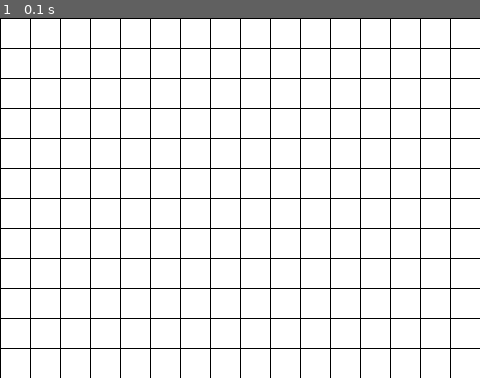
Above: before the commit, frame 1.
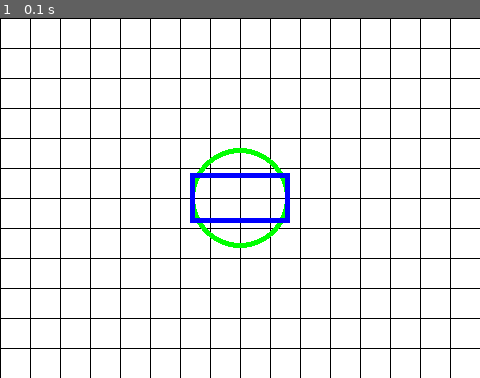
Above: after the commit, the same moment.

Repository: namseongeun/Pygame
Game: pygame game, started from pygame_basic/drawobject.py
Same seed, same stepped clock (60 frames per second), same inputs: the game is played once before the commit and once after it.
Inputs:
- Up to frame 1 (0.1 s): no input

The runs differ from the first frame. In frame 1, 1.4% of the frame differs, in the area x 39-61%, y 36-64%.

Commit message:
draw_circle&rect

Diff:
--- a/pygame_basic/drawobject.py
+++ b/pygame_basic/drawobject.py
@@ -30,6 +30,23 @@
     for j in range(0, 360, 30):
         pygame.draw.line(background, (0,0,0), (0,j), (480,j))
 
+    # 원 그리기
+    # pygame.draw.circle(화면, 색, 중심좌표, 반지름 , 선굵기)
+    # pygame.draw.circle(background, (0,255,0), (x,y), 50)
+    pygame.draw.circle(background, (0,255,0), (x,y), 50, 5)
+
+
+    # 사각형 그리기
+    # pygame.draw.rect(화면, 색, 위치와 크기(좌상단 좌표와 가로세로 길이), 선굵기)
+    # pygame.draw.rect(background, (0,0,255), (x-50,y-25,100,50))
+    pygame.draw.rect(background, (0,0,255), (x-50,y-25,100,50), 5)
+
+    # 타원 그리기
+    # pygame.draw.ellipse()
+
+    # 다각형 그리기
+    # pygame.draw.polygon()
+
 
     pygame.display.update()
 
